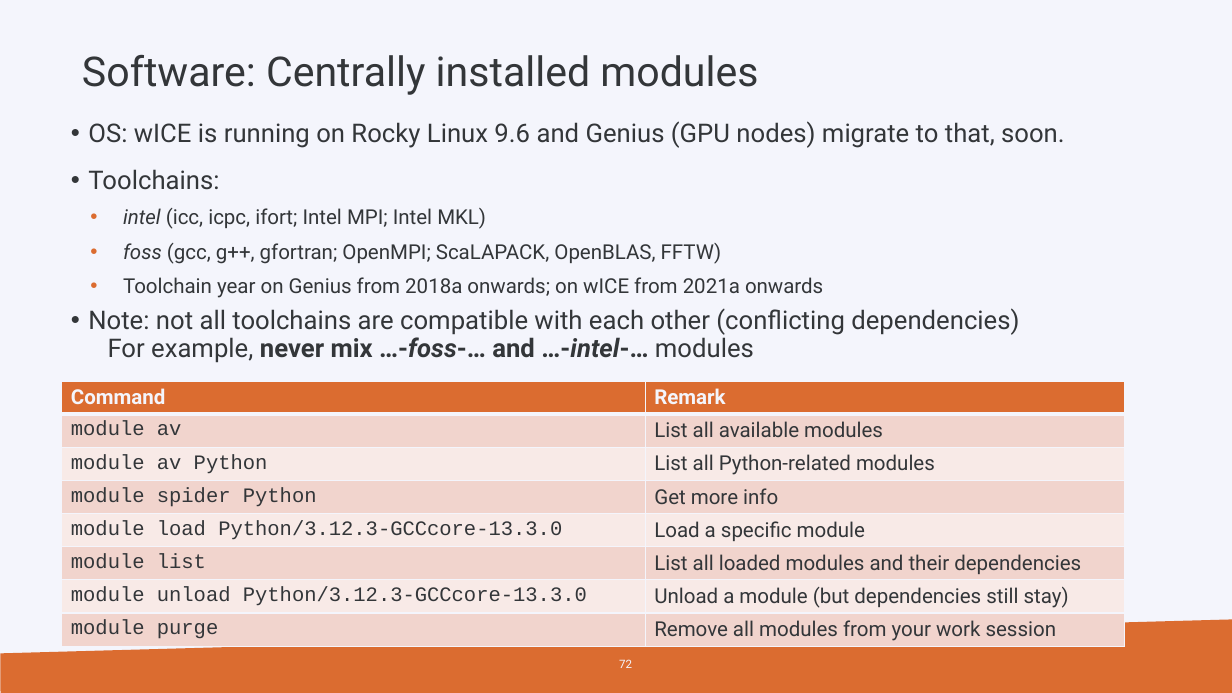
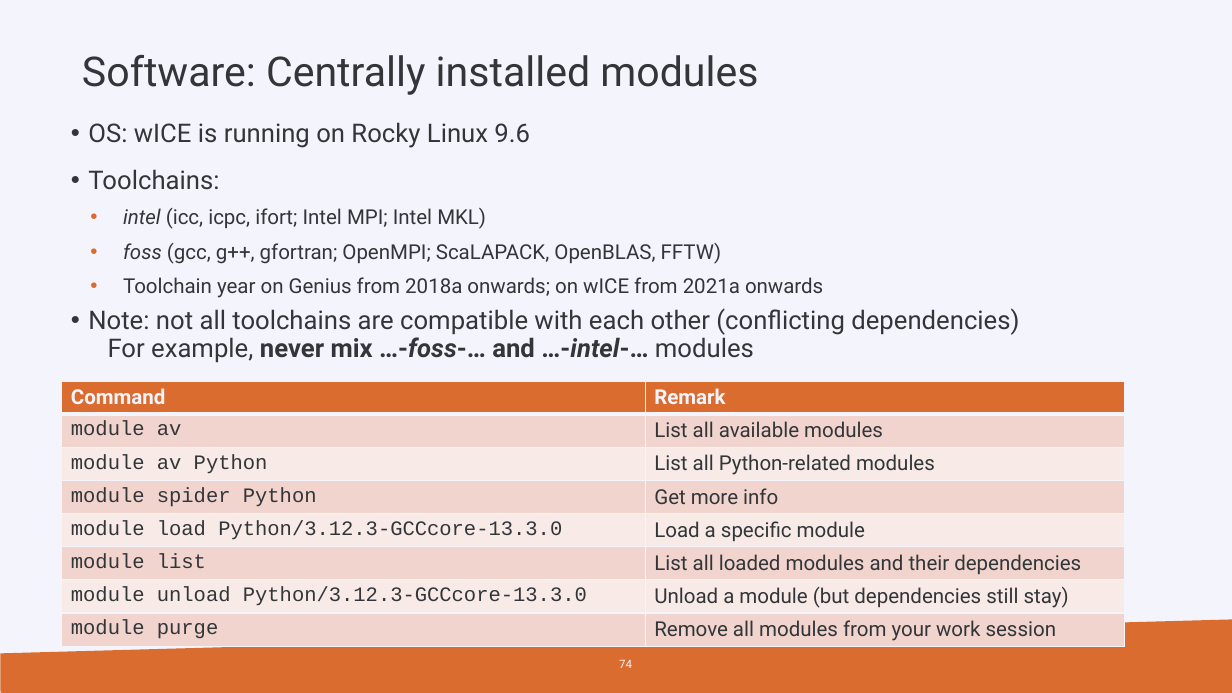
Before and after one commit to hpcleuven/HPC-intro, a slide deck: slide 74 of HPCintro.pptx (slide 72 before the commit). Drawn at 1232x693 pixels with LibreOffice and Linux fonts; fonts in the diff are those of the drawing; background and template pictures are left out. Boxes give left, top, right and bottom in pixels: in the first picture for what was removed or moved away, otherwise in the second. Text is boxed around its words. In the diff, an @@ line names an element or a change of style, - is before the commit and + after.

Commit message:
Update HPC intro slides.
This update contains changes relating to addition of Mindwell and the integration the Genius GPU resources into wICE.

```diff
--- a/HPCintro.pptx
+++ b/HPCintro.pptx
@@ text at [88,122,530,148]: text changed @@
-• OS: wICE is running on Rocky Linux 9.6 and Genius (GPU nodes) migrate to that, soon.
+• OS: wICE is running on Rocky Linux 9.6
@@ page number at [619,659,632,668]: text changed @@
-72
+74
```
Also in this commit, not shown: 19 other slides changed, 5 slides added, 3 slides removed, 1 other file.
